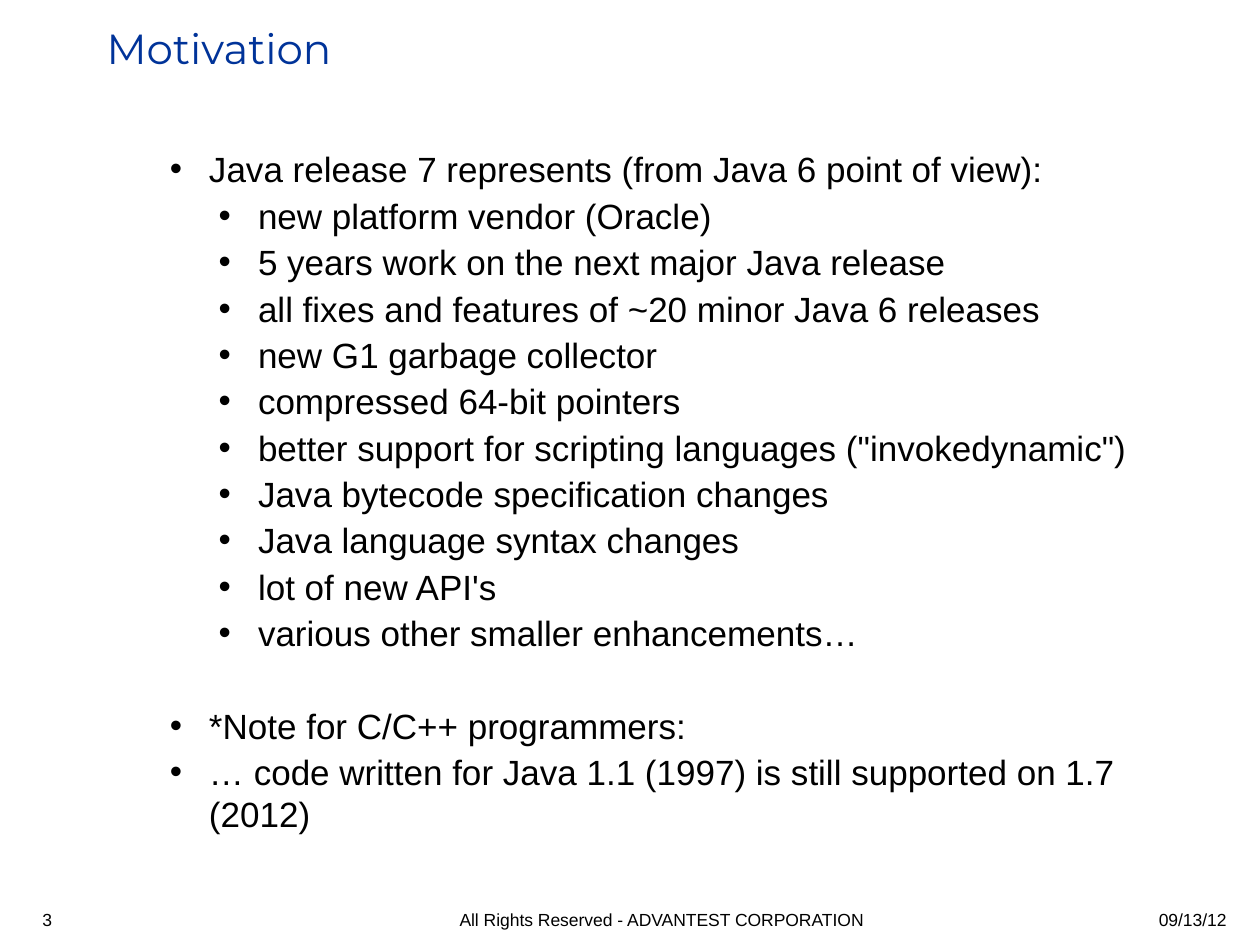
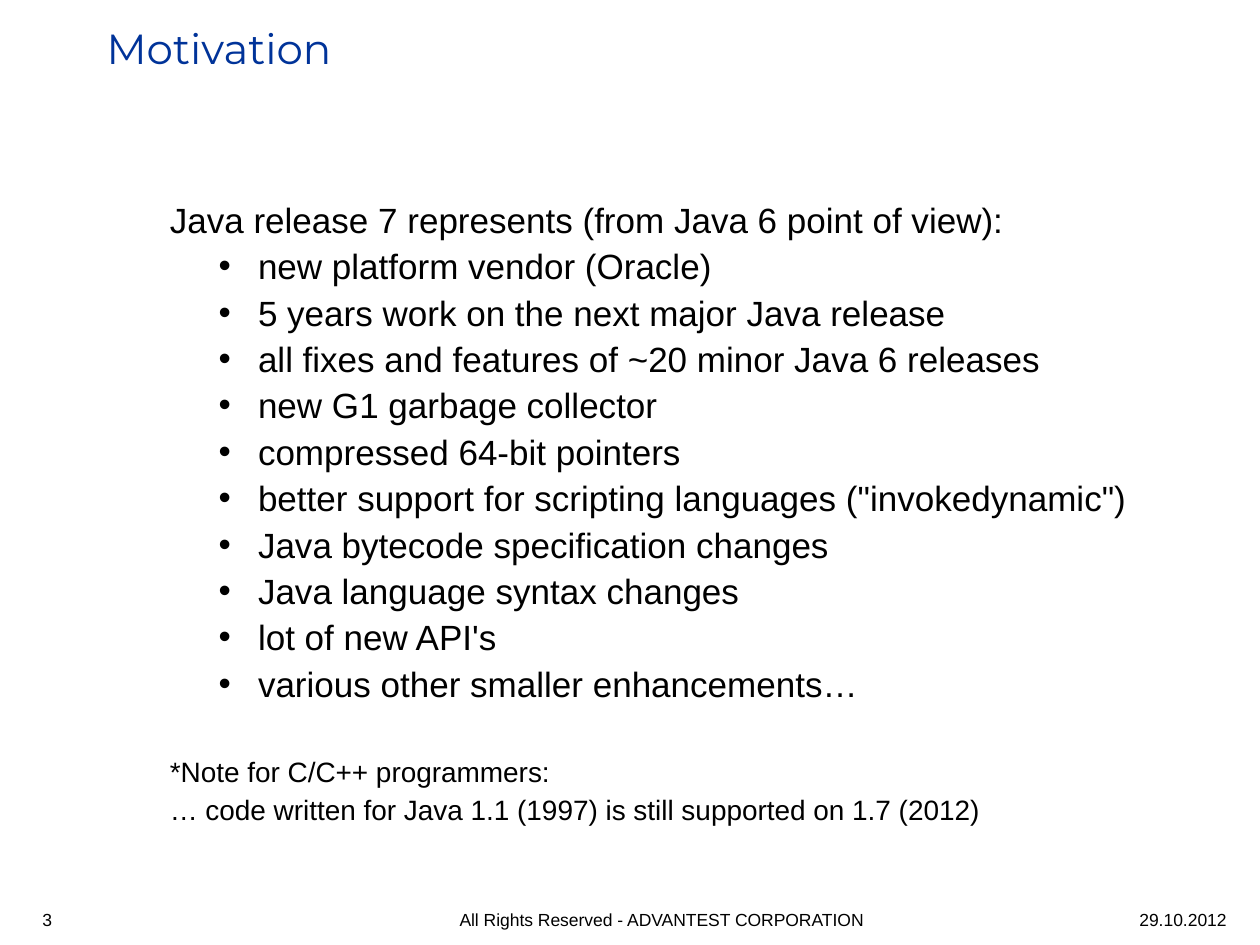
Before and after one commit to iloveeclipse/java7examples, a slide deck: slide 3 of doc/Java7_highlights.ppt. Drawn at 1260x945 pixels with LibreOffice and Linux fonts; fonts in the diff are those of the drawing; background and template pictures are left out. Boxes give left, top, right and bottom in pixels: in the first picture for what was removed or moved away, otherwise in the second. Text is boxed around its words. In the diff, an @@ line names an element or a change of style, - is before the commit and + after.

```diff
--- a/doc/Java7_highlights.ppt
+++ b/doc/Java7_highlights.ppt
@@ text at [170, 207, 1002, 826]: size 20 to 16 pt in "*Note for C/C++ programmers:", "… code written for Java 1.1 (1997) ..."; bullet • to none @@
@@ text at [1139, 913, 1226, 926]: text changed @@
-09/13/12
+29.10.2012
```
Also in this commit, not shown: 18 other slides changed, 2 slides added, 1 slide removed, 1 other file.
